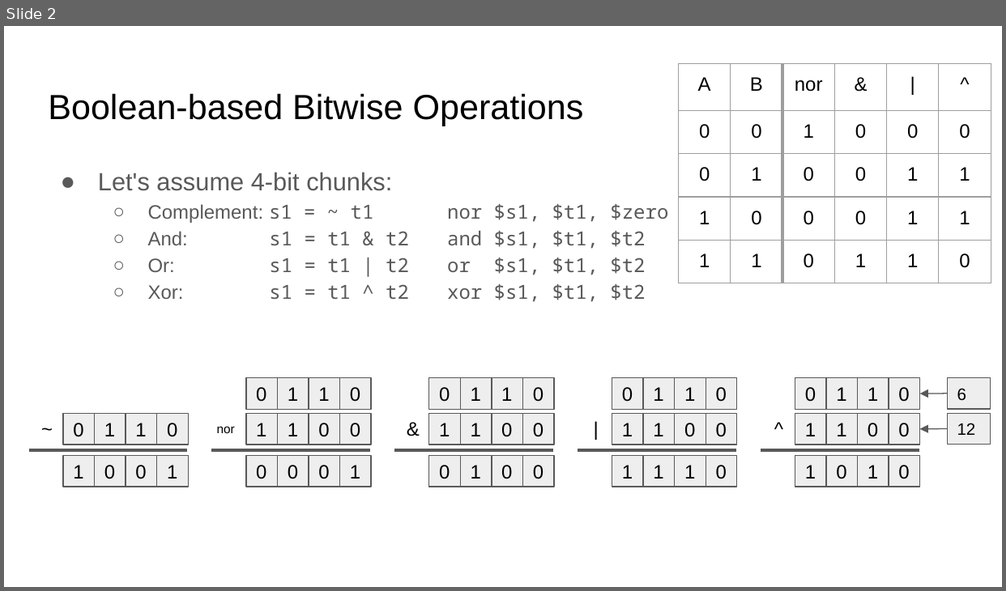
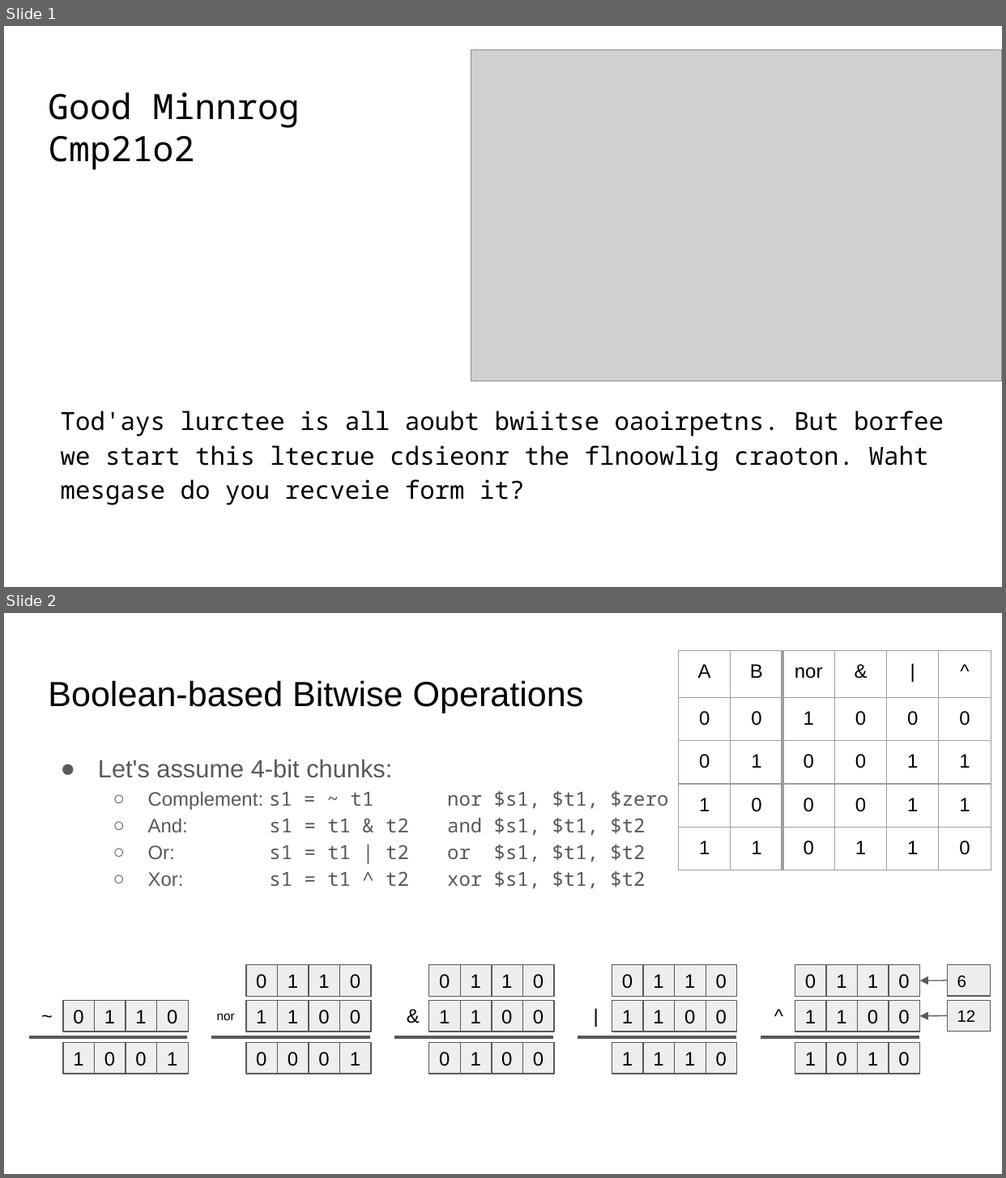
Before and after one commit to sgarcia0206/comp122-f23, a slide deck: format-encodings/slide_presentations/.hidden/bitwise-operations.pptx. Shown one above the other, each under a label of ours: slide 2 before the commit, slides 1 and 2 after it. The pictures are 1006x591 and 1006x1178 pixels, drawn with LibreOffice and Linux fonts; fonts in the diff are those of the drawing; grey boxes stand for pictures. Boxes give left, top, right and bottom in pixels: in the first picture for what was removed or moved away, otherwise in the second. Text is boxed around its words. In the diff, an @@ line names an element or a change of style, - is before the commit and + after.

Commit message:
updated slides for the day

```diff
--- a/format-encodings/slide_presentations/.hidden/bitwise-operations.pptx
+++ b/format-encodings/slide_presentations/.hidden/bitwise-operations.pptx
@@ slide 1 added at <box>4,26,1002,587</box>, background #FFFFFF @@
@@ picture added at <box>471,50,1002,382</box> @@
@@ title added at <box>48,92,300,170</box>, 25.2 pt, text #000000 @@
+Good Minnrog
+Cmp21o2
@@ text added at <box>61,411,944,506</box>, 18 pt, text #000000 @@
+Tod'ays lurctee is all aoubt bwiitse oaoirpetns. But borfee we start this ltecrue cdsieonr the flnoowlig craoton. Waht mesgase do you recveie form it?
```
Also in this commit, not shown: 1 slide removed, 1 other file.
